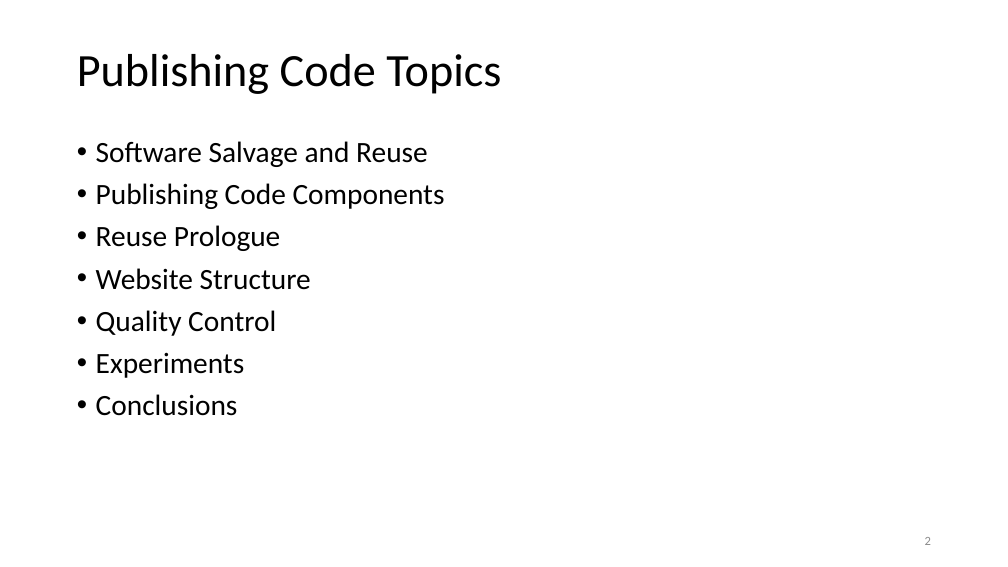
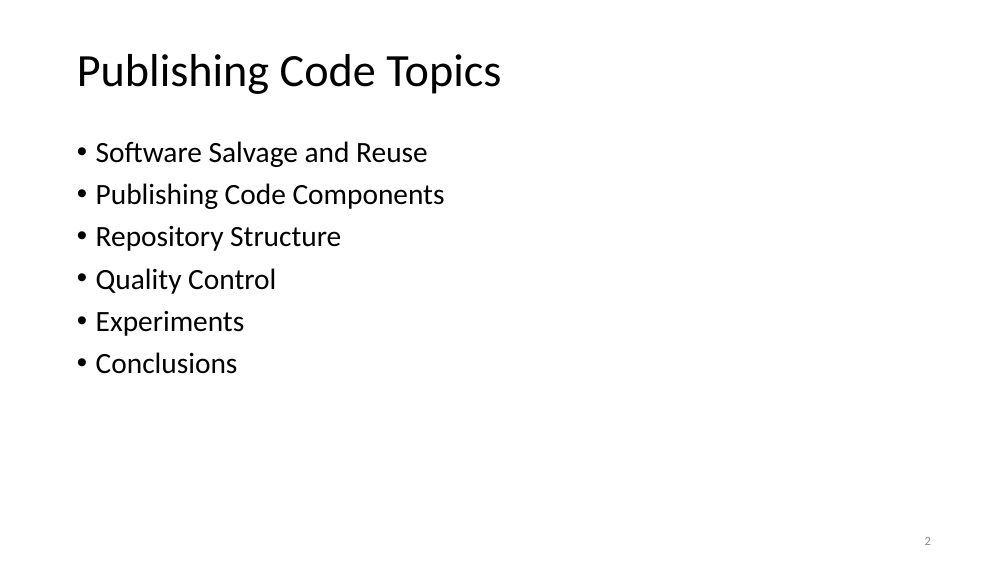
Before and after one commit to JimFawcett/JimFawcett.github.io, a slide deck: slide 2 of Resources/PublishingSourceCode.pptx. Drawn at 1008x567 pixels with LibreOffice and Linux fonts; fonts in the diff are those of the drawing. Boxes give left, top, right and bottom in pixels: in the first picture for what was removed or moved away, otherwise in the second. Text is boxed around its words. In the diff, an @@ line names an element or a change of style, - is before the commit and + after.

```diff
--- a/Resources/PublishingSourceCode.pptx
+++ b/Resources/PublishingSourceCode.pptx
@@ text at [96,225,341,251]: text changed @@
-• Reuse Prologue
-• Website Structure
+• Repository Structure
```
Also in this commit, not shown: 9 other slides changed, 1 other file.
